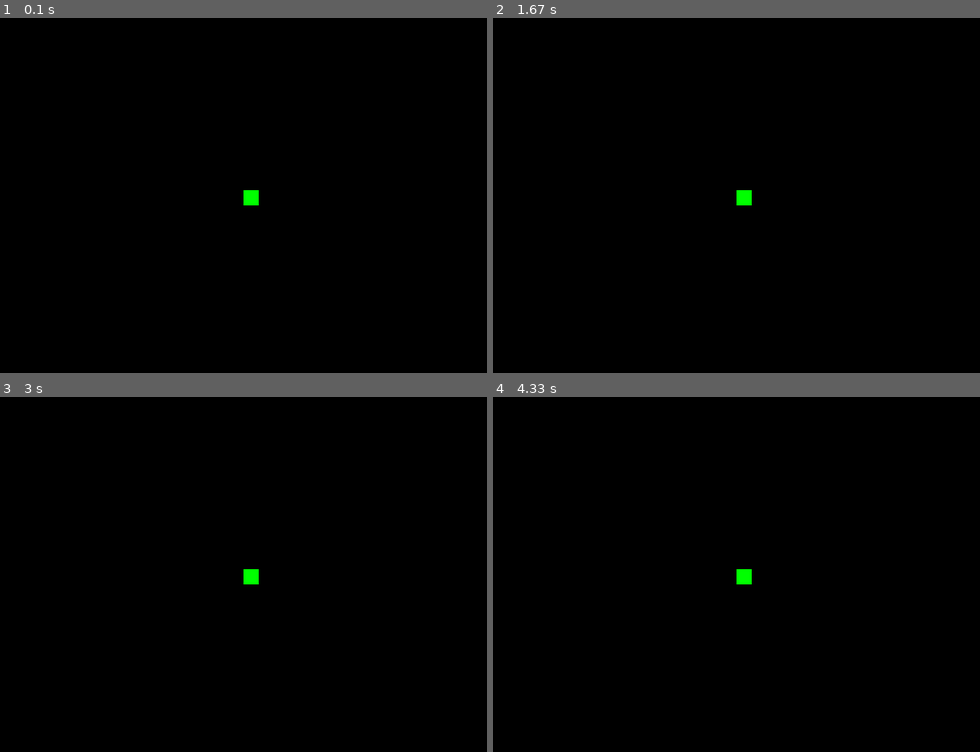
Above: before the commit, frames 1-4 (two rows, left to right).
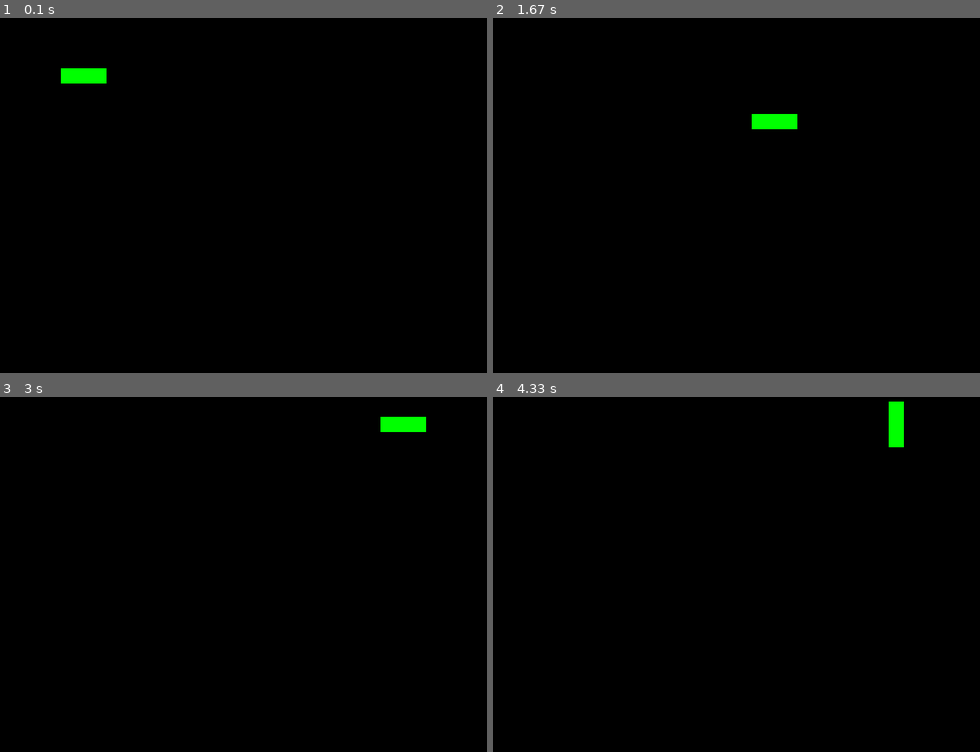
Above: after the commit, the same moments.

Repository: xiarandolph/game-clones
Game: pygame game, started from snake-pygame/snake.py
The game is run twice, just before and just after one commit, with the same random seed, the same clock (stepped at 60 frames per second) and the same inputs.
Inputs:
- Up to frame 1 (0.1 s): no input
- Up to frame 2 (1.67 s): tap S at 0.33 s; hold W 0.67-1.13 s; hold Right 0.67-1.13 s
- Up to frame 3 (3 s): hold Up 1.67-2.13 s; hold D 2.17-2.63 s; hold Left from 2.67 s (still down)
- Up to frame 4 (4.33 s): release Left at 3.2 s; hold S 3.23-3.53 s; hold Left 3.57-3.97 s; hold W from 4 s (still down)

The runs differ from the first frame. In frame 1, 0.5% of the frame differs, in the area x 12-54%, y 14-53%; in frame 2, 0.5%; in frame 3, 0.5%; in frame 4, 0.5%.

Commit message:
Add snake motion

Diff:
--- a/snake-pygame/snake.py
+++ b/snake-pygame/snake.py
@@ -1,7 +1,9 @@
 import pygame, sys
+from random import randint
 from pygame.locals import *
 
 # CONSTANTS
+FPS = 10
 WINDOW_WIDTH = 640
 WINDOW_HEIGHT = 480
 CELL_SIZE = 20
@@ -17,17 +19,98 @@
 RED = (255, 0, 0)
 GREEN = (0, 255, 0)
 
-# Main game loop
-pygame.init();
-DISPLAY = pygame.display.set_mode((WINDOW_WIDTH, WINDOW_HEIGHT));
-pygame.display.set_caption("Snake")
-while True:
-    for event in pygame.event.get():
-        if event.type == QUIT:
-            pygame.quit()
-            sys.exit()
-    DISPLAY.fill(BLACK)
-    x = (GAME_WIDTH // 2) * CELL_SIZE;
-    y = (GAME_HEIGHT // 2) * CELL_SIZE;
-    pygame.draw.rect(DISPLAY, GREEN, (x, y, CELL_SIZE, CELL_SIZE))
-    pygame.display.update()
+# CONTROLS
+UP_KEYS = [K_UP, K_w]
+LEFT_KEYS = [K_LEFT, K_a]
+DOWN_KEYS = [K_DOWN, K_s]
+RIGHT_KEYS = [K_RIGHT, K_d]
+
+# directions
+UP = 'up'
+LEFT = 'left'
+DOWN = 'down'
+RIGHT = 'right'
+
+def main():
+    global DISPLAY, CLOCK
+
+    pygame.init();
+    DISPLAY = pygame.display.set_mode((WINDOW_WIDTH, WINDOW_HEIGHT));
+    CLOCK = pygame.time.Clock()
+    pygame.display.set_caption('Snake')
+
+    while True:
+        run_game()
+
+def run_game():
+    # get starting location
+    start_x = randint(3, GAME_WIDTH - 4)
+    start_y = randint(3, GAME_HEIGHT - 4)
+    snake = [   {'x': start_x, 'y': start_y},
+                {'x': start_x - 1, 'y': start_y},
+                {'x' : start_x - 2, 'y': start_y}]
+    # starting direction
+    dir = RIGHT
+    new_dir = RIGHT
+
+    # MAIN GAME LOOP
+    while True:
+        for event in pygame.event.get():
+            if event.type == QUIT:
+                pygame.quit()
+                sys.exit()
+            # update snake direction
+            # uses a new_dir in order to not be able to go backwards
+            # if keys are pressed fast enough in succession
+            elif event.type == KEYDOWN:
+                if event.key in UP_KEYS and dir != DOWN:
+                    new_dir = UP
+                elif event.key in LEFT_KEYS and dir != RIGHT:
+                    new_dir = LEFT
+                elif event.key in DOWN_KEYS and dir != UP:
+                    new_dir = DOWN
+                elif event.key in RIGHT_KEYS and dir != LEFT:
+                    new_dir = RIGHT
+                elif event.key == K_ESCAPE:
+                    pygame.quit()
+                    sys.exit()
+        dir = new_dir
+
+        # check for colliding with end of map
+        if snake[0]['x'] in [-1, GAME_WIDTH] or snake[0]['y'] in [-1, GAME_HEIGHT]:
+            print("game over")
+            return
+        # check for collisions with itself
+        for part in snake[1:]:
+            if part['x'] == snake[0]['x'] and part['y'] == snake[0]['y']:
+                print("game over")
+                return
+
+        # delete tail if no food eaten
+        if True:
+            snake.pop()
+
+        # create new head in direction
+        if dir == UP:
+            snake.insert(0, {'x': snake[0]['x'], 'y': snake[0]['y'] - 1})
+        elif dir == LEFT:
+            snake.insert(0, {'x': snake[0]['x'] - 1, 'y': snake[0]['y']})
+        elif dir == DOWN:
+            snake.insert(0, {'x': snake[0]['x'], 'y': snake[0]['y'] + 1})
+        elif dir == RIGHT:
+            snake.insert(0, {'x': snake[0]['x'] + 1, 'y': snake[0]['y']})
+
+        DISPLAY.fill(BLACK)
+        # draw snake
+        for part in snake:
+            x = part['x'] * CELL_SIZE
+            y = part['y'] * CELL_SIZE
+            pygame.draw.rect(DISPLAY, GREEN, (x, y, CELL_SIZE, CELL_SIZE))
+
+        pygame.display.update()
+        # limit the game speed to FPS
+        CLOCK.tick(FPS)
+
+
+if __name__ == '__main__':
+    main()
